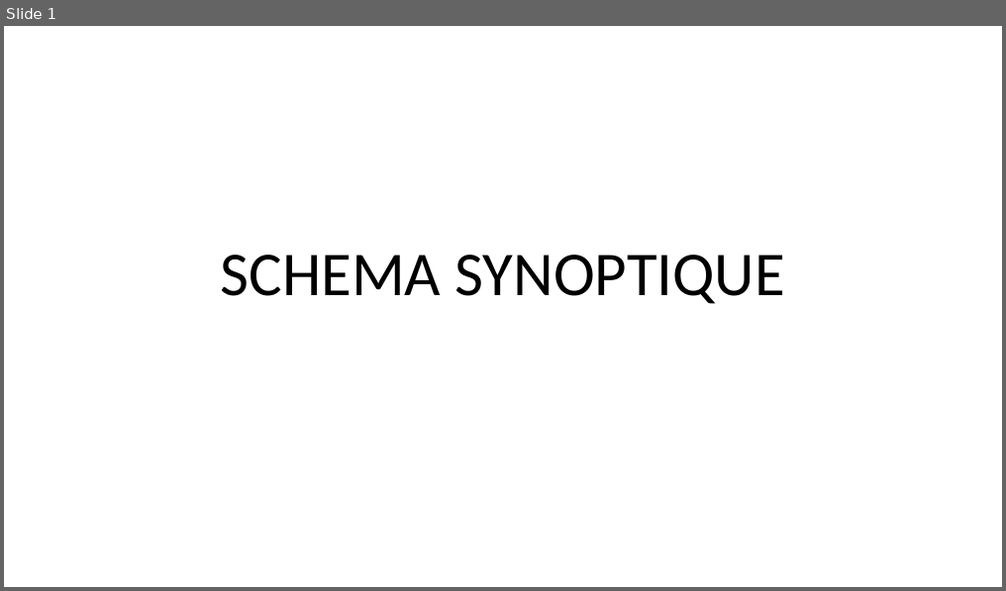
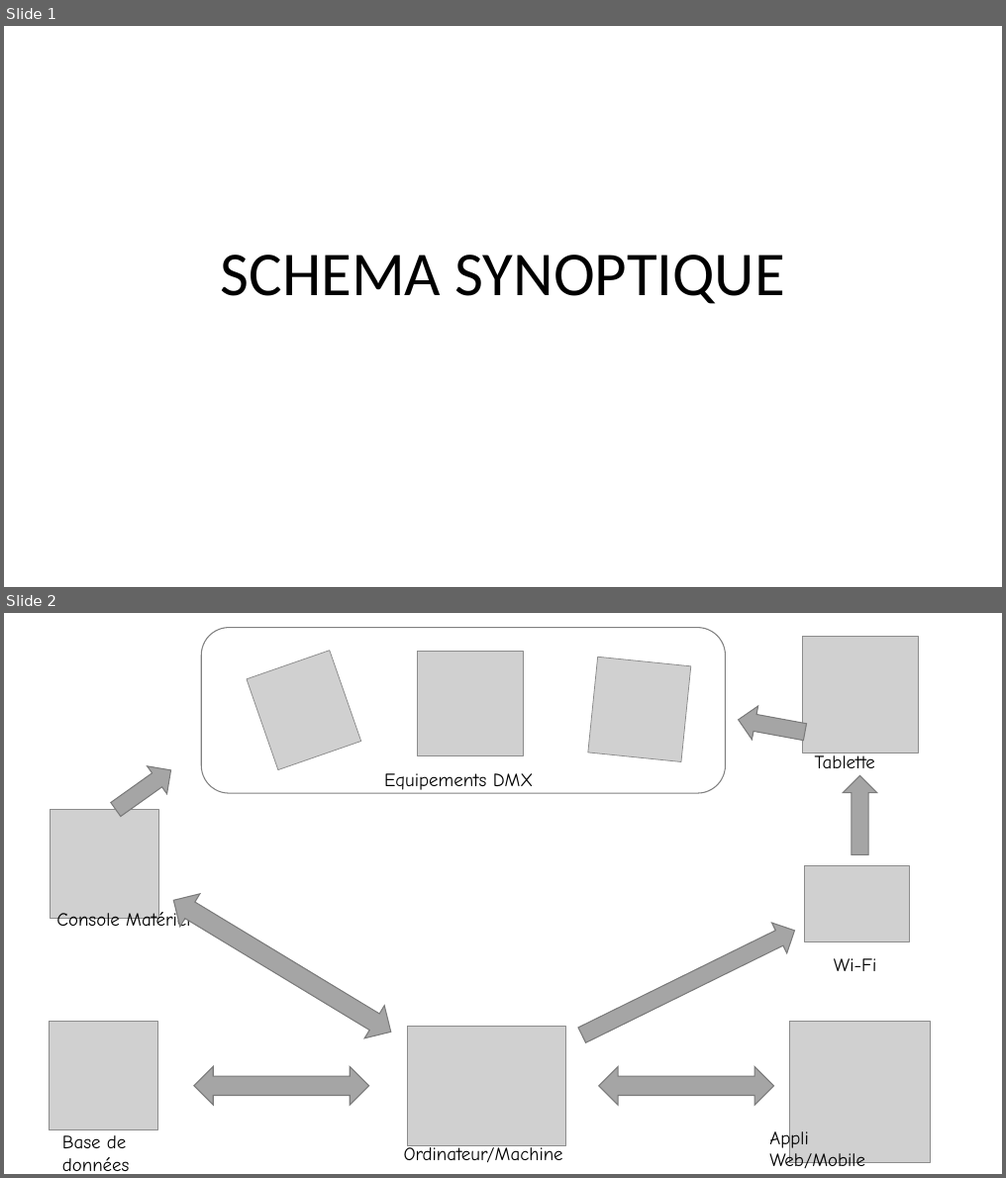
Before and after one commit to SlaawN/Th-treDMX, a slide deck: UML-SCHEMAS/GLOBAL/SCHEMA SYNOPTIQUE/SCHEMA SYNOPTIQUE.pptx. Shown one above the other, each under a label of ours: slide 1 before the commit, slides 1 and 2 after it. The pictures are 1006x591 and 1006x1178 pixels, drawn with LibreOffice and Linux fonts; fonts in the diff are those of the drawing; grey boxes stand for pictures. Boxes give left, top, right and bottom in pixels: in the first picture for what was removed or moved away, otherwise in the second. Text is boxed around its words. In the diff, an @@ line names an element or a change of style, - is before the commit and + after.

```diff
--- a/UML-SCHEMAS/GLOBAL/SCHEMA SYNOPTIQUE/SCHEMA SYNOPTIQUE.pptx
+++ b/UML-SCHEMAS/GLOBAL/SCHEMA SYNOPTIQUE/SCHEMA SYNOPTIQUE.pptx
@@ slide 2 added at box(4, 613, 1002, 1174), background #FFFFFF @@
@@ rounded rectangle added at box(202, 627, 726, 793), outline #808080 1 pt @@
@@ picture added at box(802, 636, 918, 753) @@
@@ picture added at box(247, 650, 361, 770) @@
@@ picture added at box(418, 652, 524, 757) @@
@@ picture added at box(588, 657, 691, 761) @@
@@ up arrow added at box(736, 704, 808, 750), fill #A5A5A5, outline #7A7A7A 1 pt @@
@@ up arrow added at box(105, 757, 180, 824), fill #A5A5A5, outline #7A7A7A 1 pt @@
@@ text added at box(815, 753, 875, 776), 18 pt, text #000000 @@
+Tablette
@@ text added at box(384, 773, 534, 793), 18 pt, text #000000 @@
+Equipements DMX
@@ up arrow added at box(844, 776, 877, 856), fill #A5A5A5, outline #7A7A7A 1 pt @@
@@ picture added at box(50, 810, 159, 919) @@
@@ picture added at box(805, 866, 910, 942) @@
@@ left right arrow added at box(163, 884, 401, 1048), fill #A5A5A5, outline #7A7A7A 1 pt @@
@@ text added at box(56, 910, 190, 928), 18 pt, text #000000 @@
+Console Matériel
@@ up arrow added at box(574, 916, 802, 1051), fill #A5A5A5, outline #7A7A7A 1 pt @@
@@ text added at box(834, 959, 876, 971), 18 pt, text #000000 @@
+Wi-Fi
@@ picture added at box(49, 1022, 157, 1131) @@
@@ picture added at box(408, 1026, 566, 1146) @@
@@ picture added at box(789, 1022, 930, 1162) @@
@@ left right arrow added at box(194, 1066, 369, 1105), fill #A5A5A5, outline #7A7A7A 1 pt @@
@@ left right arrow added at box(599, 1066, 774, 1105), fill #A5A5A5, outline #7A7A7A 1 pt @@
@@ text added at box(62, 1136, 130, 1171), 18 pt, text #000000 @@
+Base de données
@@ text added at box(404, 1144, 563, 1162), 18 pt, text #000000 @@
+Ordinateur/Machine
@@ text added at box(769, 1128, 865, 1174), 18 pt, text #000000 @@
+Appli Web/Mobile
```
Also in this commit, not shown: 1 slide removed.
